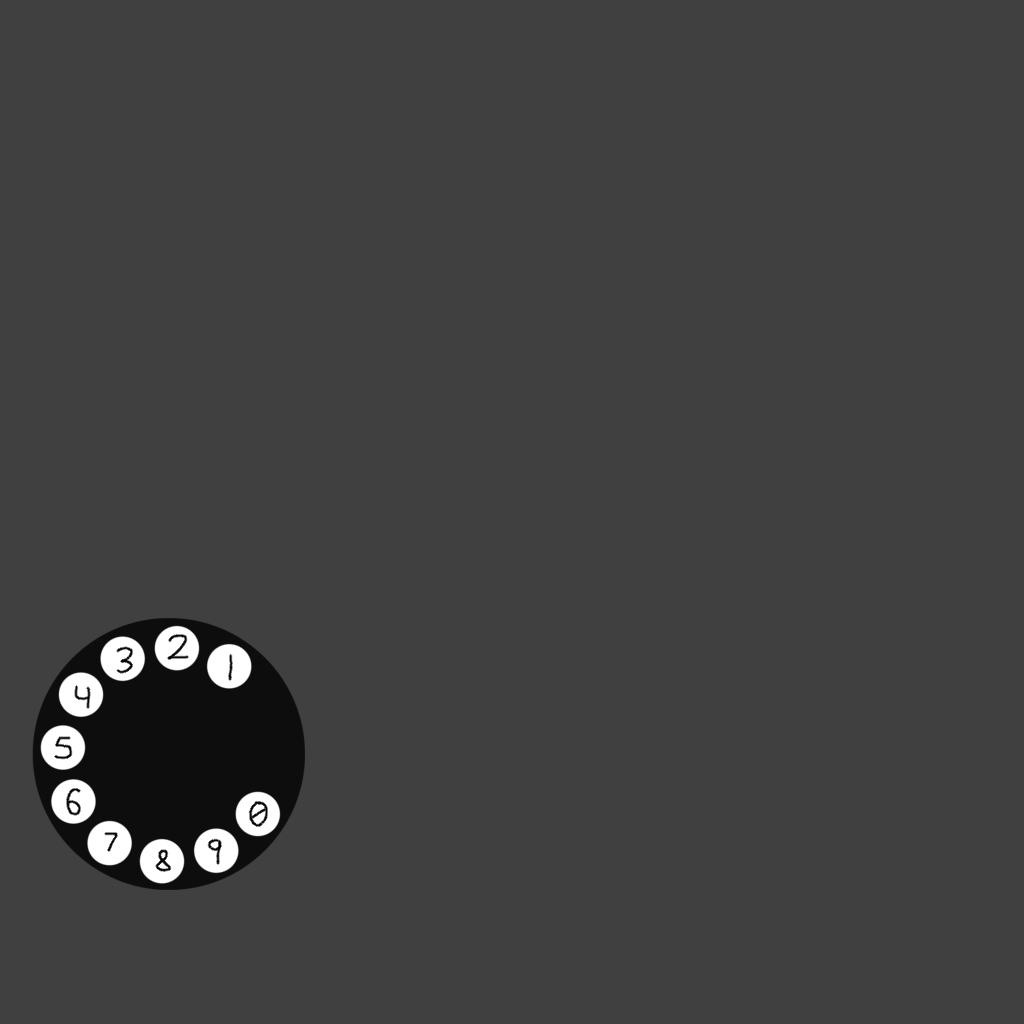
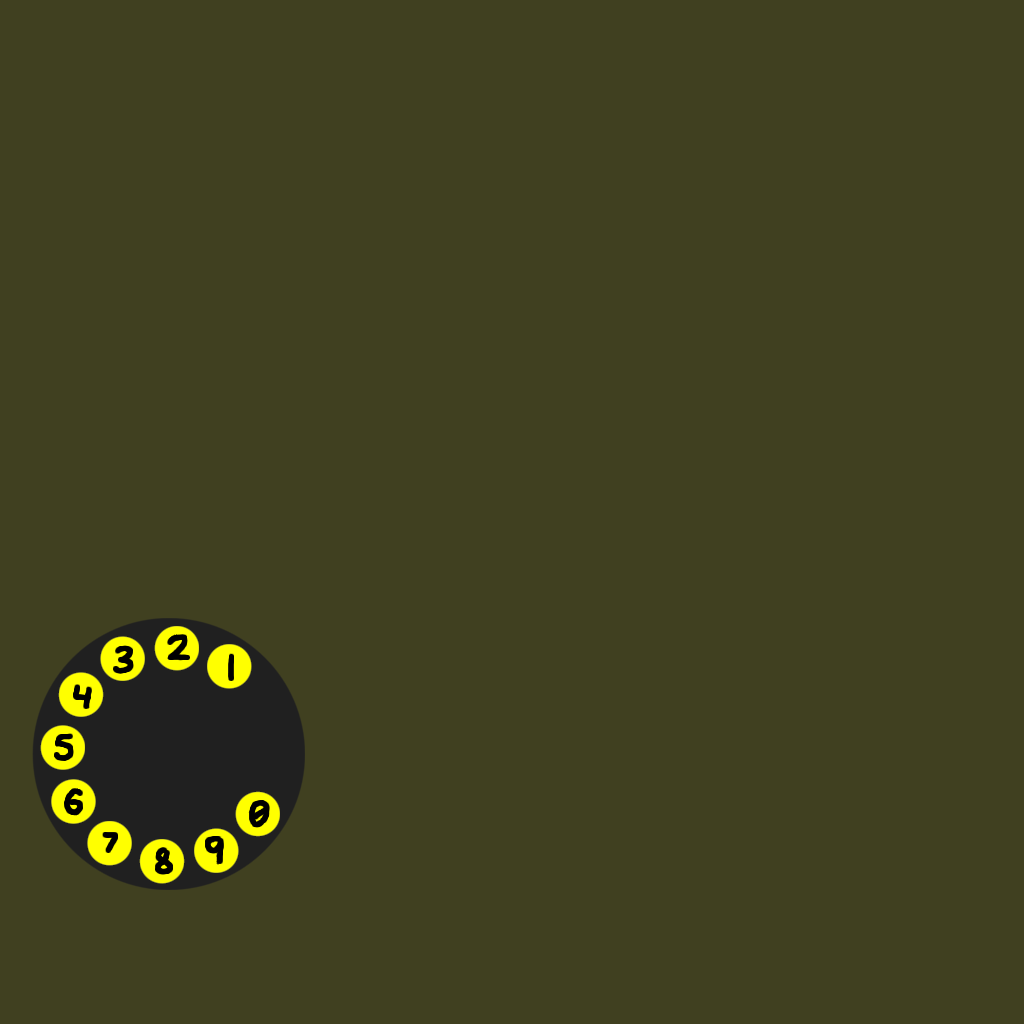
Layer changes from the first (1024, 1024) image to the second:
painted on "Layer #2" over (54, 634, 270, 875)
added layer "Layer #3" above "Layer #1" over (40, 626, 280, 884)
painted on "Layer #1" over (32, 618, 305, 890)
painted on "Layer" over (0, 0, 1024, 1024)
